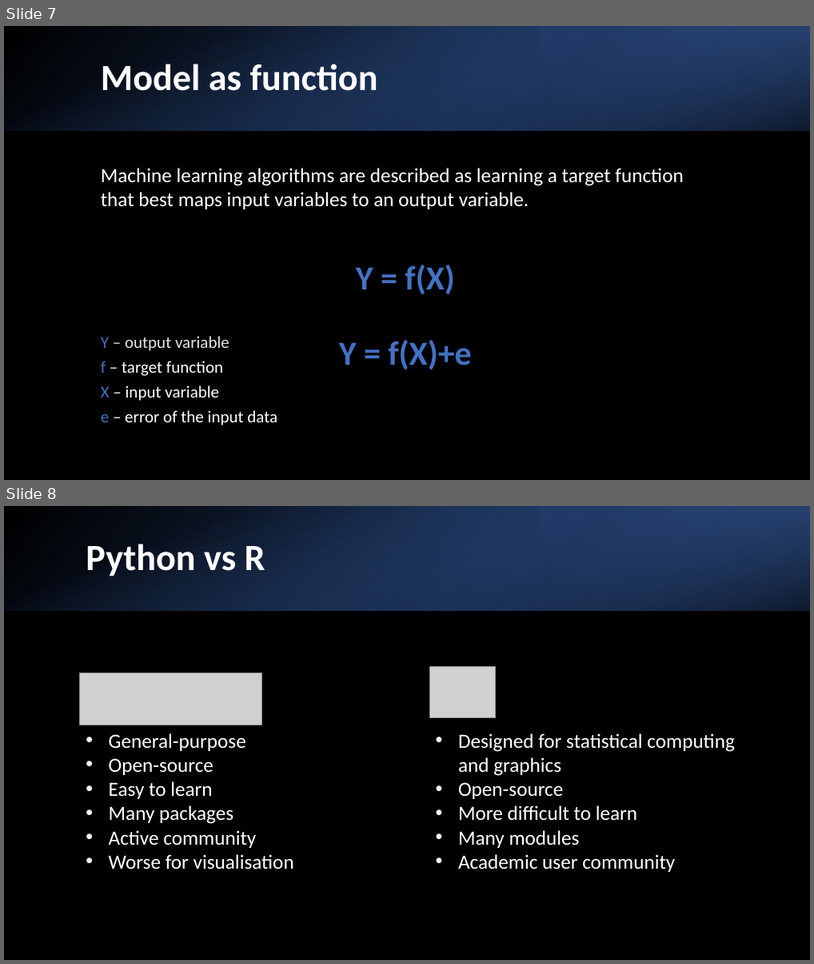
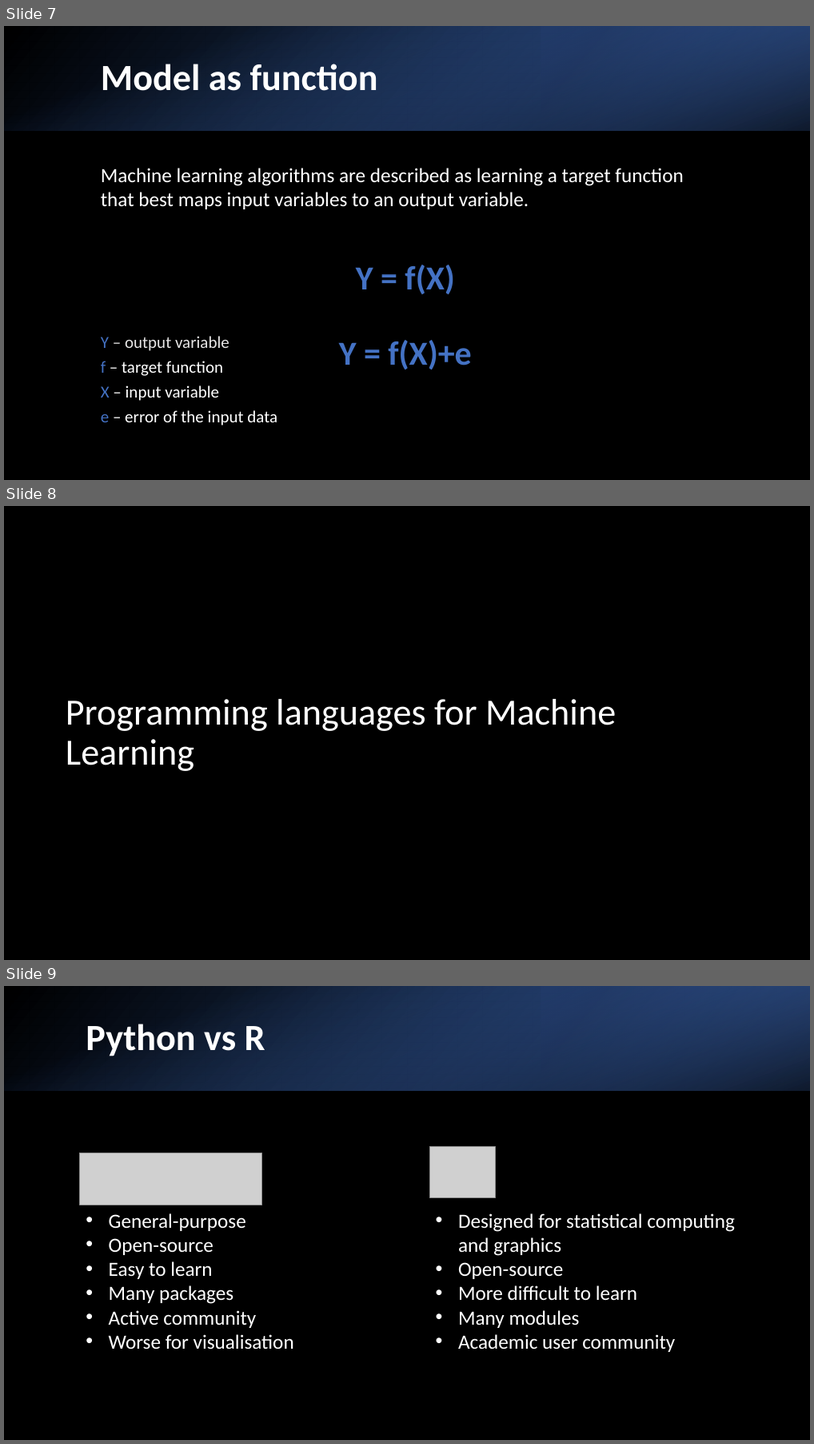
Before and after one commit to Kasia-hue/AI-DS, a slide deck: s1/1_meeting.pptx. Shown one above the other, each under a label of ours: slides 7 and 8 before the commit, slides 7, 8 and 9 after it. The pictures are 814x964 and 814x1444 pixels, drawn with LibreOffice and Linux fonts; fonts in the diff are those of the drawing; grey boxes stand for pictures. Boxes give left, top, right and bottom in pixels: in the first picture for what was removed or moved away, otherwise in the second. Text is boxed around its words. In the diff, an @@ line names an element or a change of style, - is before the commit and + after.

```diff
--- a/s1/1_meeting.pptx
+++ b/s1/1_meeting.pptx
@@ slide 8 added at (4, 506, 810, 960), background #000000 @@
@@ title added at (66, 699, 616, 771), 44 pt, text #FFFFFF @@
+Programming languages for Machine Learning
@@ what was slide 8 is now slide 9 @@
```
Also in this commit, not shown: 2 slides changed, 2 other slides added, 2 other files.
